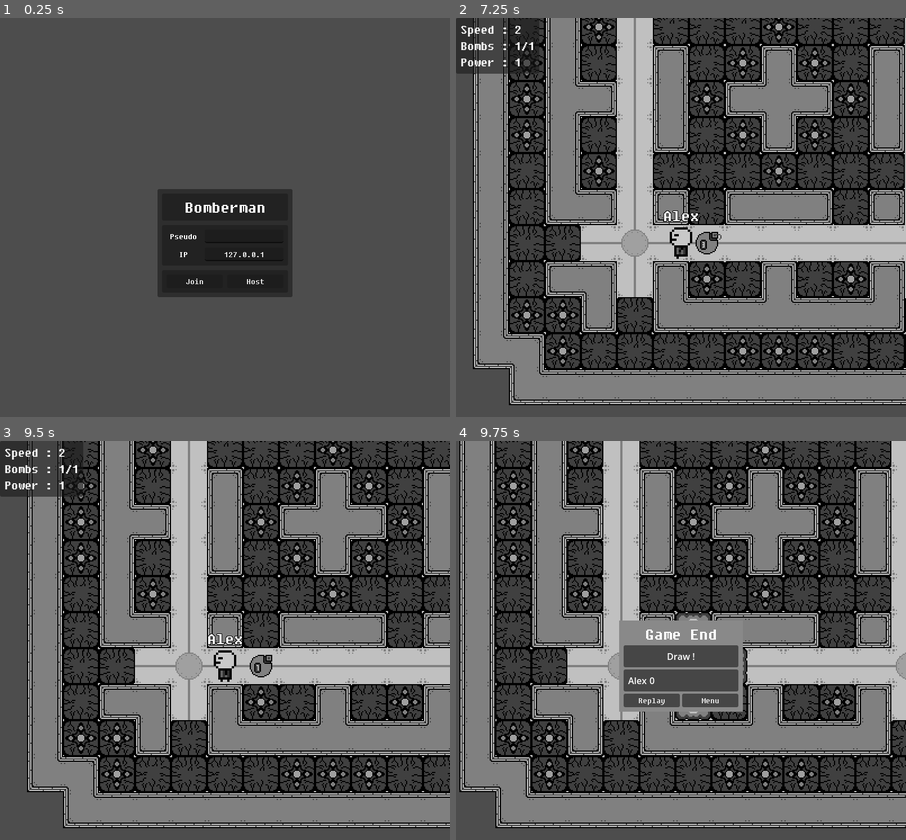
Above: before the commit, frames 1-4 (two rows, left to right).
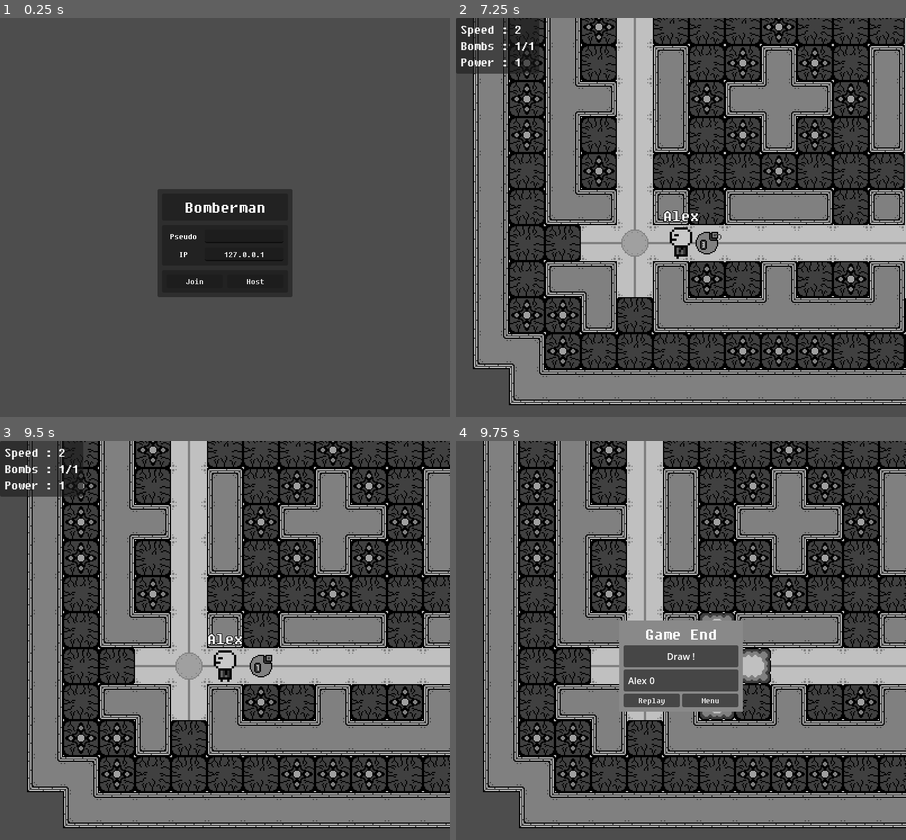
Above: after the commit, the same moments.

Repository: Mo-BiuS/Multi-Bomber-2
Game: Godot game, scene res://scenes/main.tscn
The game is run twice, just before and just after one commit, with the same random seed, the same clock (stepped at 60 frames per second) and the same inputs.
Inputs (mouse positions are in pixels of both pictures, inside the frame that each line leads up to):
- Up to frame 1 (0.25 s): no input
- Up to frame 2 (7.25 s): click (699, 237) at 0.52 s; type "Alex" at 0.6 s; click "Host" at 1.25 s; click "Start" at 2 s; tap Enter at 2.75, 5.75 s; hold D (right) 2.78-3.53 s; hold Space (bomb) 2.78-3.53 s; hold S (down) 3.53-4.28 s; tap Space (bomb) at 3.6, 4.25, 5.1, 6.6 s; hold D (right) 4.28-5.03 s; hold Space (bomb) 4.28-5.03 s; hold W (up) 5.03-5.78 s; hold Space (bomb) 5.78-6.53 s; hold A (left) from 5.78 s (still down)
- Up to frame 3 (9.5 s): release A (left) at 7.28 s; hold S (down) 7.28-8.03 s; hold Space (bomb) 7.28-8.03 s; hold D (right) 8.03-8.78 s; tap Space (bomb) at 8.1 s; tap Enter at 8.75 s; hold W (up) from 8.78 s (still down); hold Space (bomb) from 8.78 s (still down)
- Up to frame 4 (9.75 s): release W (up) at 9.53 s; release Space (bomb) at 9.53 s; hold D (right) from 9.53 s (still down); tap Space (bomb) at 9.6 s

Frames 1-3 are identical in both runs. In frame 4, 51% of the frame differs, in the area x 0-100%, y 0-98%.

Commit message:
added return to menu from death screen

Diff:
--- a/scenes/game/game.gd
+++ b/scenes/game/game.gd
@@ -17,6 +17,8 @@
 var startBomb:int = 1
 var startSpeed:float = 1.0
 var startPower:int = 1
+
+signal menu
 
 func _process(delta):
 	if(multiplayer.get_unique_id() == 1 && state == 1):
@@ -70,7 +72,16 @@
 func setState(value:int):
 	state = value
 	match state:
-		0:pass
+		0:
+			endhud.hide()
+			for i in bonusList.get_children():
+				i.queue_free()
+			for i in bombList.get_children():
+				i.queue_free()
+			for i in playerList.get_children():
+				i.queue_free()
+			for i in arenaHolder.get_children():
+				i.queue_free()
 		1:
 			endhud.hide()
 			rpc("loadMap", mapId)
@@ -130,3 +141,7 @@
 
 func _on_endhud_restart():
 	setState(1)
+
+
+func _on_endhud_menu():
+	menu.emit()
--- a/scenes/game/game.tscn
+++ b/scenes/game/game.tscn
@@ -29,4 +29,5 @@
 visible = false
 
 [connection signal="spawnBonusAt" from="arenaHolder" to="." method="_on_arena_holder_spawn_bonus_at"]
+[connection signal="menu" from="endhud" to="." method="_on_endhud_menu"]
 [connection signal="restart" from="endhud" to="." method="_on_endhud_restart"]
--- a/scenes/game/player.gd
+++ b/scenes/game/player.gd
@@ -168,6 +168,8 @@
 #===============================================================================
 
 func setDeath():
+	position = destination
+	moving = IDLE
 	isAlive = false
 	disabled = false
 	self.hide()
--- a/scenes/main.gd
+++ b/scenes/main.gd
@@ -62,3 +62,8 @@
 		game.addPlayer(i,nameDict[i], lobby.getPlayerHead(i), lobby.getPlayerBody(i))
 	setState(2)
 	game.setState(1)
+
+
+func _on_game_menu():
+	game.setState(0)
+	setState(1)
--- a/scenes/main.tscn
+++ b/scenes/main.tscn
@@ -33,3 +33,4 @@
 [connection signal="createClient" from="connect" to="." method="_on_connect_create_client"]
 [connection signal="createServer" from="connect" to="." method="_on_connect_create_server"]
 [connection signal="startGame" from="lobby" to="." method="_on_lobby_start_game"]
+[connection signal="menu" from="game" to="." method="_on_game_menu"]
